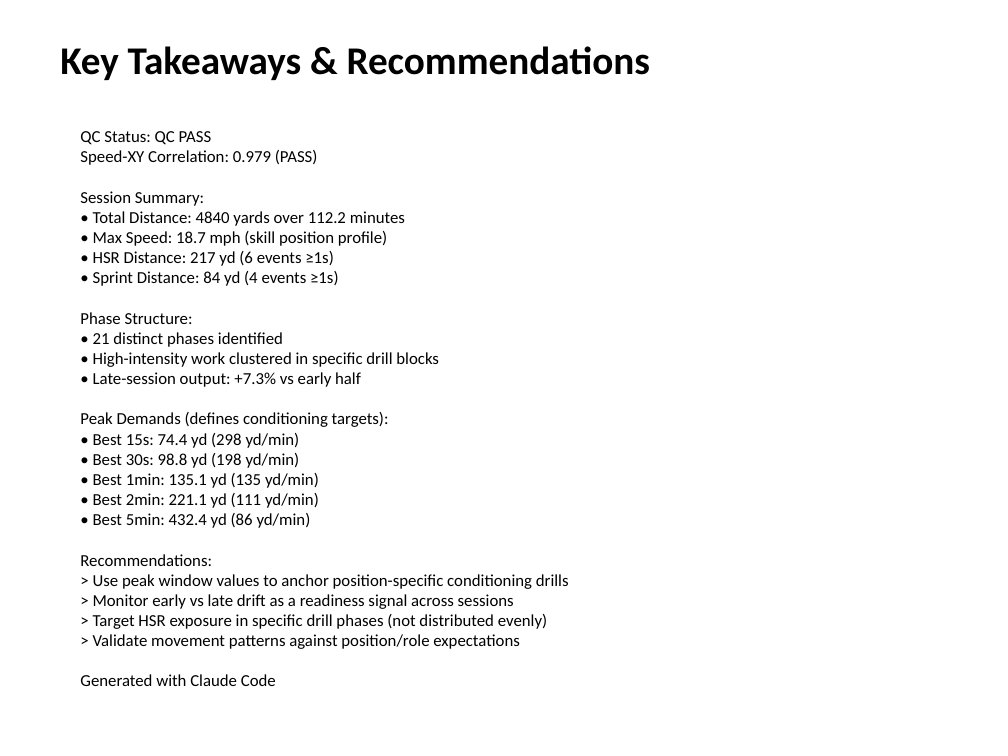
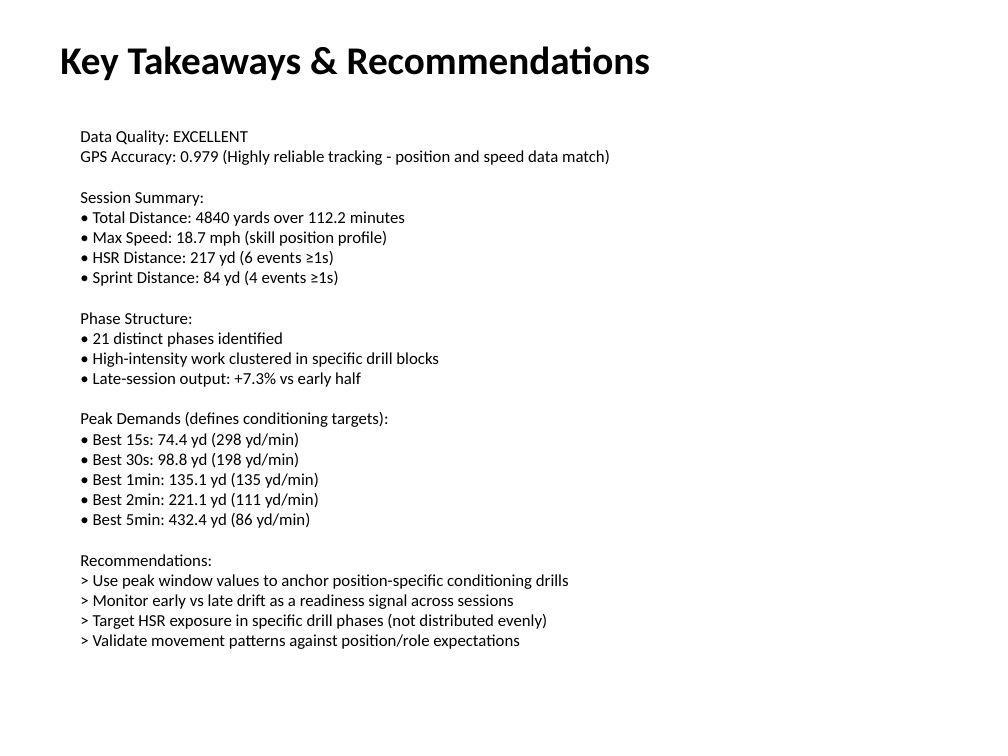
Before and after one commit to ghadfield32/browns_performance_science_fellowship, a slide deck: slide 7 of docs/deliverables/final/tracking_analysis_deliverable.pptx. Drawn at 1008x756 pixels with LibreOffice and Linux fonts; fonts in the diff are those of the drawing. Boxes give left, top, right and bottom in pixels: in the first picture for what was removed or moved away, otherwise in the second. Text is boxed around its words. In the diff, an @@ line names an element or a change of style, - is before the commit and + after.

Commit message:
updating with updated powerpoint

```diff
--- a/docs/deliverables/final/tracking_analysis_deliverable.pptx
+++ b/docs/deliverables/final/tracking_analysis_deliverable.pptx
@@ text at (80, 130, 610, 649): text changed @@
-QC Status: QC PASS
-Speed-XY Correlation: 0.979 (PASS)
-Session Summary:
-• Total Distance: 4840 yards over 112.2 minutes
-• Max Speed: 18.7 mph (skill position profile)
-• HSR Distance: 217 yd (6 events ≥1s)
-• Sprint Distance: 84 yd (4 events ≥1s)
-Phase Structure:
-• 21 distinct phases identified
-• High-intensity work clustered in specific drill blocks
-• Late-session output: +7.3% vs early half
-Peak Demands (defines conditioning targets):
-• Best 15s: 74.4 yd (298 yd/min)
-• Best 30s: 98.8 yd (198 yd/min)
-• Best 1min: 135.1 yd (135 yd/min)
-• Best 2min: 221.1 yd (111 yd/min)
-• Best 5min: 432.4 yd (86 yd/min)
-Recommendations:
-> Use peak window values to anchor position-specific conditioning drills
-> Monitor early vs late drift as a readiness signal across sessions
-> Target HSR exposure in specific drill phases (not distributed evenly)
-> Validate movement patterns against position/role expectations
-Generated with Claude Code
+Data Quality: EXCELLENT
+GPS Accuracy: 0.979 (Highly reliable tracking - position and speed data match)
+Session Summary:
+• Total Distance: 4840 yards over 112.2 minutes
+• Max Speed: 18.7 mph (skill position profile)
+• HSR Distance: 217 yd (6 events ≥1s)
+• Sprint Distance: 84 yd (4 events ≥1s)
+Phase Structure:
+• 21 distinct phases identified
+• High-intensity work clustered in specific drill blocks
+• Late-session output: +7.3% vs early half
+Peak Demands (defines conditioning targets):
+• Best 15s: 74.4 yd (298 yd/min)
+• Best 30s: 98.8 yd (198 yd/min)
+• Best 1min: 135.1 yd (135 yd/min)
+• Best 2min: 221.1 yd (111 yd/min)
+• Best 5min: 432.4 yd (86 yd/min)
+Recommendations:
+> Use peak window values to anchor position-specific conditioning drills
+> Monitor early vs late drift as a readiness signal across sessions
+> Target HSR exposure in specific drill phases (not distributed evenly)
+> Validate movement patterns against position/role expectations
```
Also in this commit, not shown: 2 other slides changed, 3 slides added, 3 slides removed, 3 other files.
